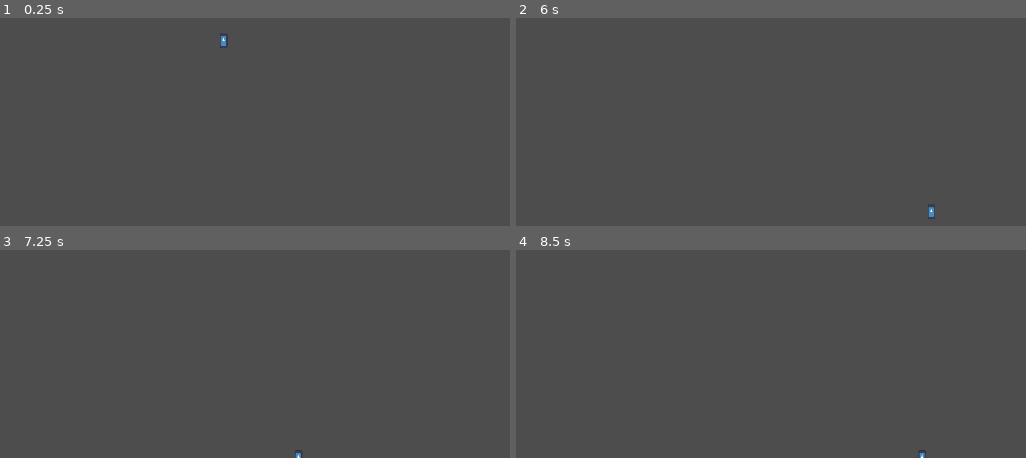
Above: before the commit, frames 1-4 (two rows, left to right).
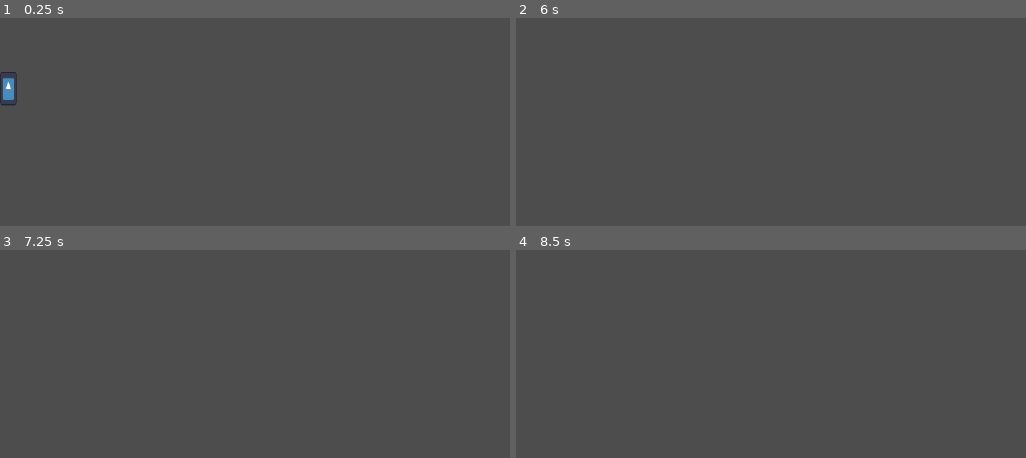
Above: after the commit, the same moments.

Repository: nicom7/game-off-2023
Game: Godot game, scene res://levels/world.tscn
Same seed, same stepped clock (60 frames per second), same inputs: the game is played once before the commit and once after it. The engine's default icon, where the game draws it, is replaced by a stand-in: a white triangle on a blue panel in a dark square.
Inputs:
- Up to frame 1 (0.25 s): no input
- Up to frame 2 (6 s): hold Right (ui_right) 0.53-2.03 s; tap U (A_note) at 0.6, 5.85 s; tap Enter at 1.25, 2.75, 4.25 s; tap I (B_note) at 1.35 s; tap Space at 2, 3.5, 5 s; hold Left (ui_left) 2.03-2.78 s; tap O (C_note) at 2.1 s; hold Right (ui_right) 2.78-4.28 s; tap P (D_note) at 2.85 s; tap R (E_note) at 3.6 s; hold Left (ui_left) 4.28-5.03 s; tap T (F_note) at 4.35 s; hold Right (ui_right) 5.03-5.78 s; tap Y (G_note) at 5.1 s; hold Left (ui_left) from 5.78 s (still down)
- Up to frame 3 (7.25 s): keep holding Left (ui_left); tap I (B_note) at 6.6 s
- Up to frame 4 (8.5 s): release Left (ui_left) at 7.28 s; hold Right (ui_right) from 7.28 s (still down); tap O (C_note) at 7.35 s; tap P (D_note) at 8.1 s

The runs differ from the first frame. In frame 1, 0.4% of the frame differs, in the area x 0-45%, y 7-42%; in frame 2, less than 0.1%; in frame 3, less than 0.1%; in frame 4, less than 0.1%.
Error in both runs: Out of bounds get index '0' (on base: 'Array[Node]') (res://levels/world.gd:50)

Commit message:
Fix camera zoom and position easing

Diff:
--- a/game_objects/camera.gd
+++ b/game_objects/camera.gd
@@ -23,17 +23,18 @@
 var _target_zoom: Vector2 = Vector2.ONE
 
 var _pos_cursor: float = 0
-var _previous_node: Node2D
+var _previous_pos: Vector2 = Vector2.ZERO
 @onready var _target_node: Node2D = get_node(target_node_path)
 
 ## Set the new node target to value. Set instant to true to bypass node easing and change target instantly.
 func set_target_node(value: Node2D, instant: bool = false) -> void:
 	if _target_node != value:
-		_previous_node = _target_node
+		_previous_pos = global_position
 		_target_node = value
 		if instant:
-			_previous_node = _target_node
-		_pos_cursor = 0
+			_pos_cursor = 1
+		else:
+			_pos_cursor = 1 - _pos_cursor
 
 ## Set the new zoom target to value. Set instant to true to bypass zoom easing and change zoom instantly.
 func set_target_zoom(value: Vector2, instant: bool = false) -> void:
@@ -41,8 +42,9 @@
 		_previous_zoom = _target_zoom
 		_target_zoom = value
 		if instant:
-			_previous_zoom = _target_zoom
-		_zoom_cursor = 0
+			_zoom_cursor = 1
+		else:
+			_zoom_cursor = 1 - _zoom_cursor
 
 # Called when the node enters the scene tree for the first time.
 func _ready() -> void:
@@ -59,12 +61,12 @@
 	if _target_node == null:
 		return
 
-	if _previous_node == null:
-		_previous_node = _target_node
+	if _previous_pos == Vector2.ZERO:
+		_previous_pos = _target_node.global_position
 
 	var cursor = position_easing.sample_baked(_pos_cursor)
-	global_position.x = remap(cursor, 0, 1, _previous_node.global_position.x, _target_node.global_position.x)
-	global_position.y = remap(cursor, 0, 1, _previous_node.global_position.y, _target_node.global_position.y)
+	global_position.x = remap(cursor, 0, 1, _previous_pos.x, _target_node.global_position.x)
+	global_position.y = remap(cursor, 0, 1, _previous_pos.y, _target_node.global_position.y)
 
 	_pos_cursor = clampf(_pos_cursor + delta * move_speed, 0, 1)
 
